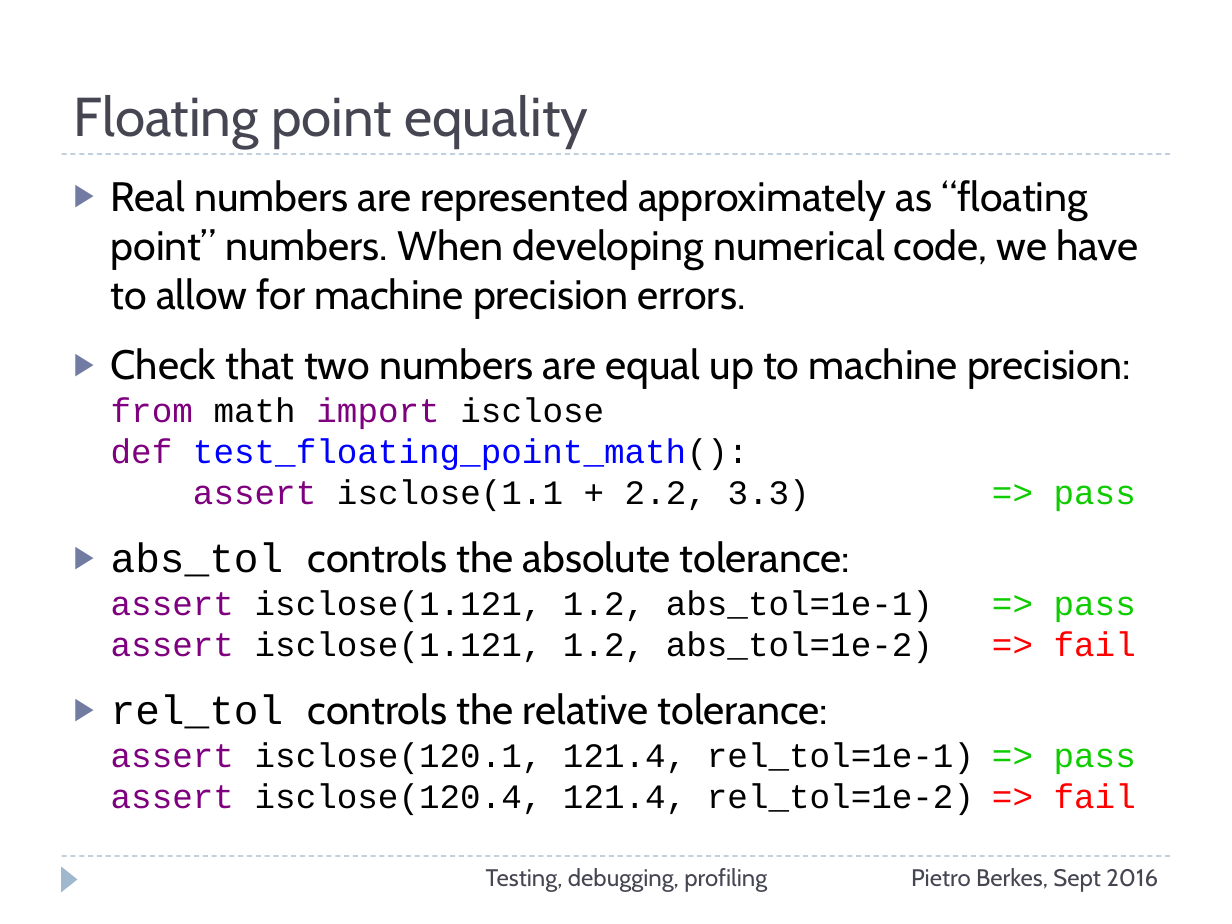
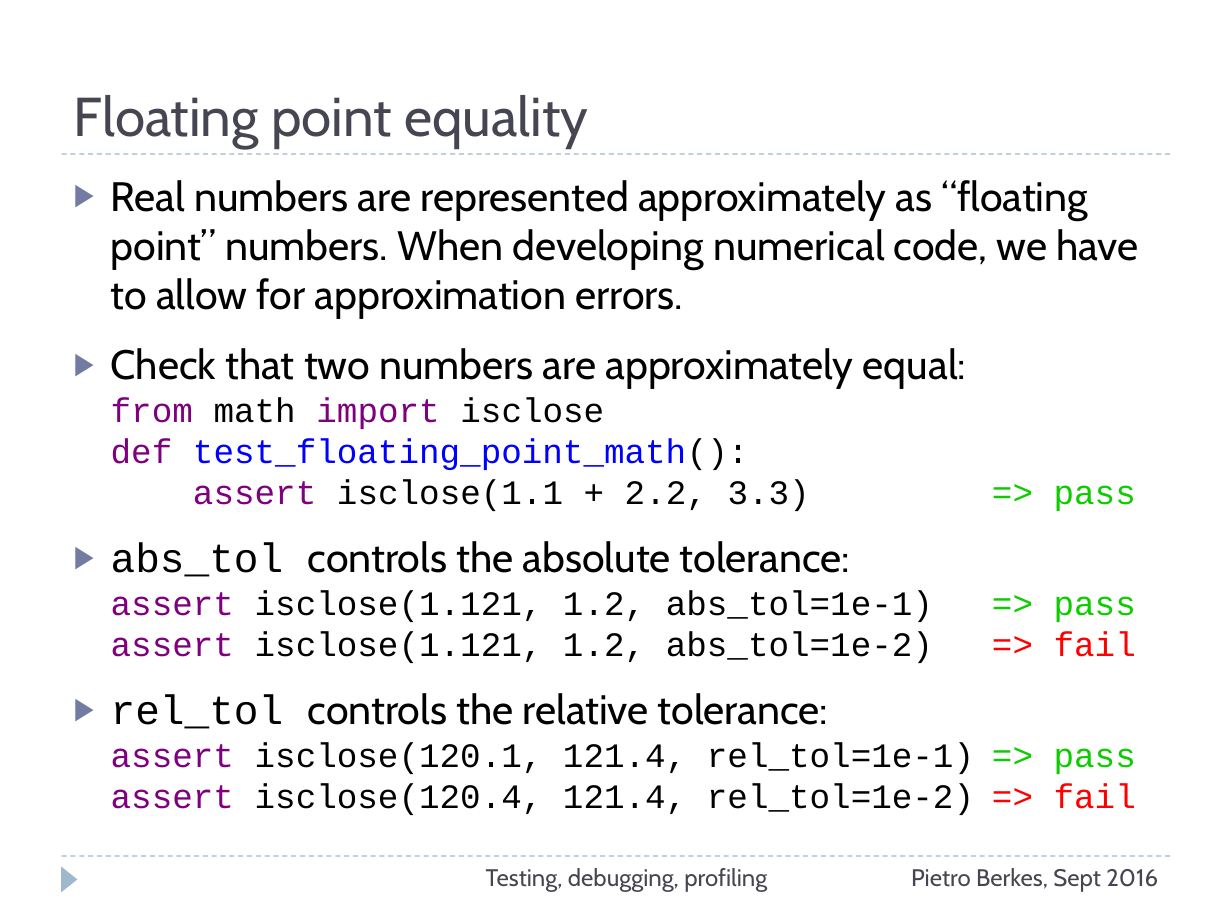
Before and after one commit to ASPP/testing_debugging_profiling, a slide deck: slide 25 of testing-debugging-profiling.pptx (slide 27 before the commit). Drawn at 1232x924 pixels with LibreOffice and Linux fonts; fonts in the diff are those of the drawing. Boxes give left, top, right and bottom in pixels: in the first picture for what was removed or moved away, otherwise in the second. Text is boxed around its words. In the diff, an @@ line names an element or a change of style, - is before the commit and + after.

```diff
--- a/testing-debugging-profiling.pptx
+++ b/testing-debugging-profiling.pptx
@@ text at (x1=111, y1=180, x2=1139, y2=511): text changed @@
-▶ Real numbers are represented approximately as “floating point” numbers. When developing numerical code, we have to allow for machine precision errors.
-▶ Check that two numbers are equal up to machine precision:
-  from math import isclose
-  def test_floating_point_math():
-  assert isclose(1.1 + 2.2, 3.3) => pass
+▶ Real numbers are represented approximately as “floating point” numbers. When developing numerical code, we have to allow for approximation errors.
+▶ Check that two numbers are approximately equal:
+  from math import isclose
+  def test_floating_point_math():
+  assert isclose(1.1 + 2.2, 3.3) => pass
```
Also in this commit, not shown: 26 other slides changed, 2 slides added, 5 slides removed.
